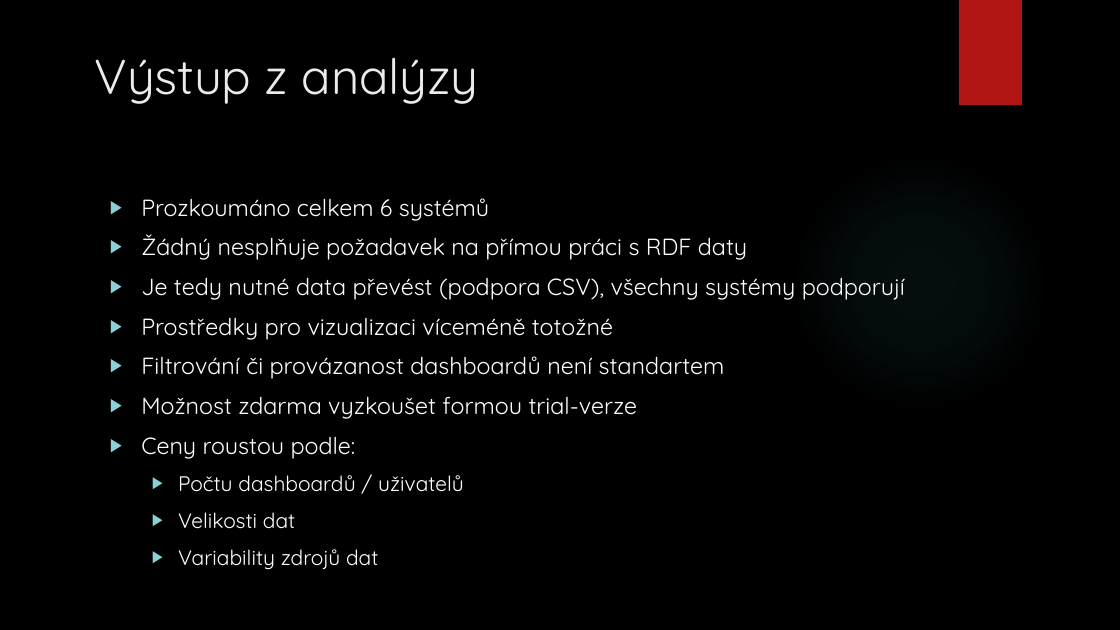
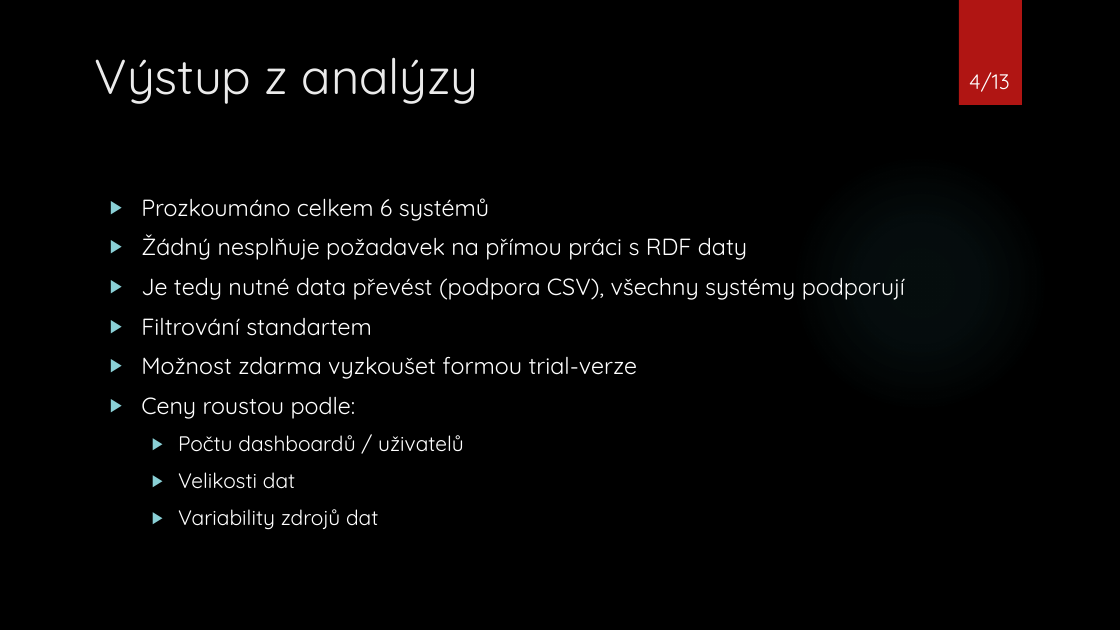
Before and after one commit to topiker/skola, a slide deck: slide 4 of DMB2/Webové dashboard technologie.pptx. Drawn at 1120x630 pixels with LibreOffice and Linux fonts; fonts in the diff are those of the drawing; background and template pictures are left out. Boxes give left, top, right and bottom in pixels: in the first picture for what was removed or moved away, otherwise in the second. Text is boxed around its words. In the diff, an @@ line names an element or a change of style, - is before the commit and + after.

```diff
--- a/DMB2/Webové dashboard technologie.pptx
+++ b/DMB2/Webové dashboard technologie.pptx
@@ page number added at (969,72,1010,92), 18 pt, text #FFFFFF @@
+4/13
@@ text at (141,318,372,336): text changed @@
-▶ Prostředky pro vizualizaci víceméně totožné
-▶ Filtrování či provázanost dashboardů není standartem
+▶ Filtrování standartem
```
Also in this commit, not shown: 11 other slides changed, 1 slide added, 5 other files.
